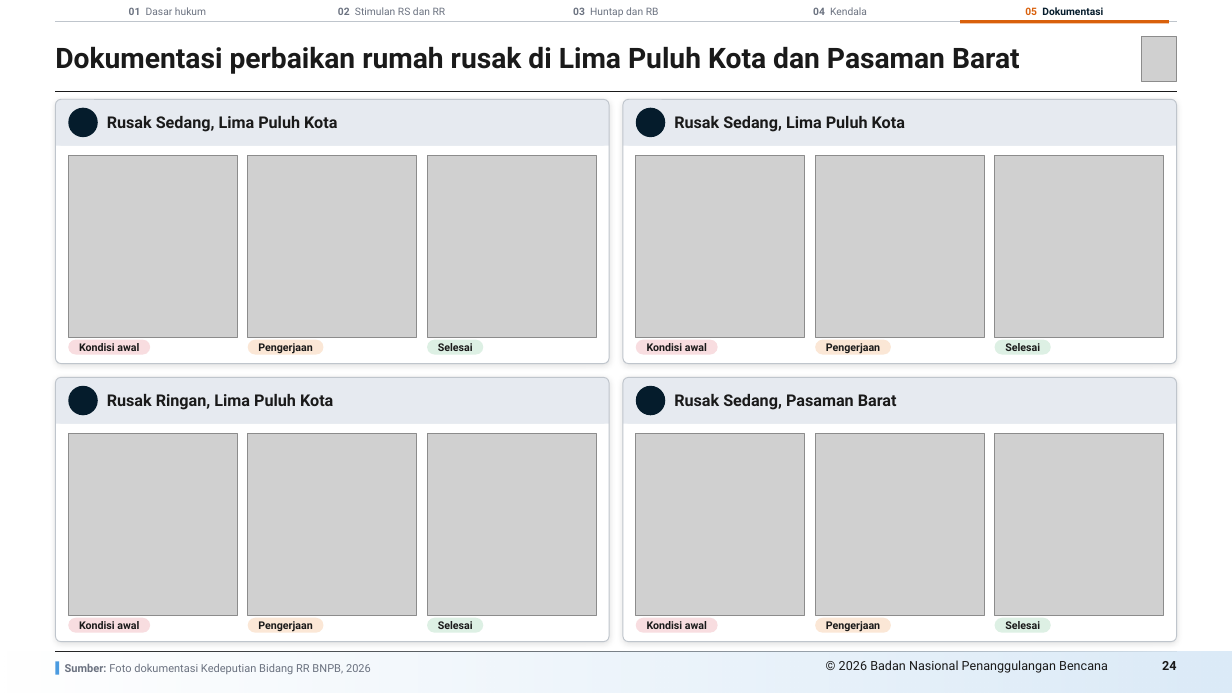
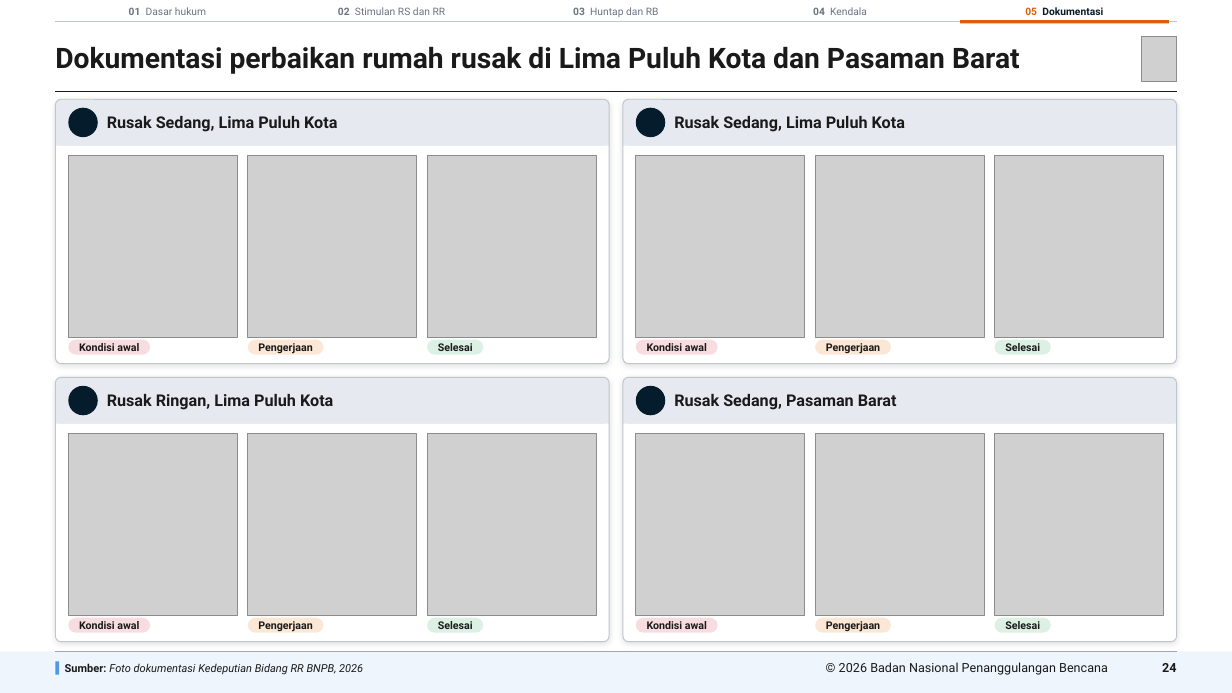
Before and after one commit to terasurbannetwork/poskokarhutla, a slide deck: slide 24 of docs/deck-bnpb/Progres Perumahan RR Sumatera 271026/Progres Perumahan RR Sumatera 271026.pptx. Drawn at 1232x693 pixels with LibreOffice and Linux fonts; fonts in the diff are those of the drawing; grey boxes stand for pictures; background and template pictures are left out. Boxes give left, top, right and bottom in pixels: in the first picture for what was removed or moved away, otherwise in the second. Text is boxed around its words. In the diff, an @@ line names an element or a change of style, - is before the commit and + after.

```diff
--- a/docs/deck-bnpb/Progres Perumahan RR Sumatera 271026/Progres Perumahan RR Sumatera 271026.pptx
+++ b/docs/deck-bnpb/Progres Perumahan RR Sumatera 271026/Progres Perumahan RR Sumatera 271026.pptx
@@ rectangle at (x1=0, y1=652, x2=1232, y2=693): fill gradient #DCEBF8 to #EEF5FC @@
@@ text "Sumber: Foto dokumentasi Kedeputian Bidang ..." at (x1=65, y1=663, x2=363, y2=675): text colour #6B7280 to #1A1A1A; italic on in "Foto dokumentasi Kedeputian Bidang RR BNPB, 2026" @@
@@ text "© 2026 Badan Nasional Penanggulangan ..." at (x1=839, y1=662, x2=1108, y2=675): vertical alignment top to middle @@
@@ text "24" at (x1=1162, y1=663, x2=1176, y2=672): vertical alignment top to middle @@
```
Also in this commit, not shown: 19 other slides changed, 3 other files.
